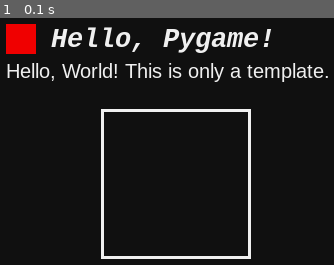
Above: before the commit, frame 1.
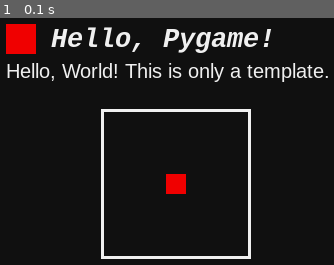
Above: after the commit, the same moment.

Repository: BynJerL/Pygame-Experiment
Game: pygame game, started from hello_world.py
The game is run twice, just before and just after one commit, with the same random seed, the same clock (stepped at 60 frames per second) and the same inputs.
Inputs:
- Up to frame 1 (0.1 s): no input

The runs differ from the first frame. In frame 1, 0.5% of the frame differs, in the area x 49-56%, y 63-72%.

Commit message:
Add template Player class.

Diff:
--- a/hello_world.py
+++ b/hello_world.py
@@ -1,4 +1,33 @@
 import pygame as pg
+
+class Player:
+    def __init__(self, width: int = 20, height:int = 20):
+        self.width = width
+        self.height = height
+        self.posX = 75 - width // 2
+        self.posY = 75 - height // 2
+
+    def draw(self):
+        leftLimit = WINDOW_WIDTH // 2 - 75
+        rightLimit = WINDOW_WIDTH // 2 + 75
+        topLimit = 115
+        bottomLimit = 265
+        absX = min(rightLimit, max(leftLimit, self.posX + leftLimit))
+        absY = min(bottomLimit, max(topLimit, self.posY + topLimit))
+        sprite = pg.Rect(absX, absY, self.width, self.height)
+        pg.draw.rect(root, (240, 0, 0), sprite)
+
+    def moveLeft(self):
+        self.posX = max(0, self.posX - 1)
+
+    def moveRight(self):
+        self.posX = min(150, self.posX + 1)
+
+    def moveTop(self):
+        self.posY = max(0, self.posY - 1)
+
+    def moveBottom(self):
+        self.posY = min(150, self.posY + 1)
 
 # SETUPS
 WINDOW_CAPTION = "Hello Pygame"
@@ -24,9 +53,11 @@
 clock = pg.time.Clock()
 
 # OBJECT DRAW
+player = Player()
+
 pg.draw.rect(root, (240, 0, 0), pg.Rect(30, 30, 30, 30))
 pg.draw.rect(root, BASE_TEXT_COLOR, pg.Rect(WINDOW_WIDTH // 2 - 75, 115, 150, 150), 3)
-
+player.draw()
 # fonts = pg.font.get_fonts()
 # for f in fonts:
 #     print(f)
@@ -47,6 +78,9 @@
     for event in pg.event.get():
         if event.type == pg.QUIT:
             isRunning = False
+        if event.type == pg.KEYDOWN:
+            if event.key == pg.K_UP:
+                pass
 
     clock.tick(FPS)
 pg.quit()
